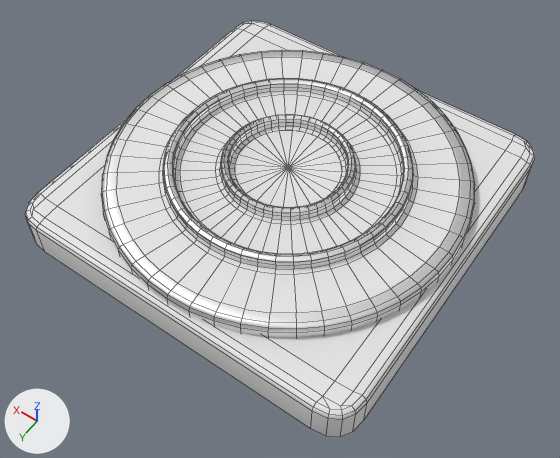
Before and after pictures for a commit that changed the FBX model Assets/GameFolders/Art/Models/cooker.fbx.
Rendered twice from a 50 mm camera at (-0.773, 1.168, 1.651) aimed at (-0.04, 0.141, 0.037). Lighting does not change. The marker at lower left points along +X, +Y and +Z. Mesh edges are drawn as thin lines. Where no turn or scale is listed for an object, it has been applied to the vertices.

The first picture shows 'Cooker'.
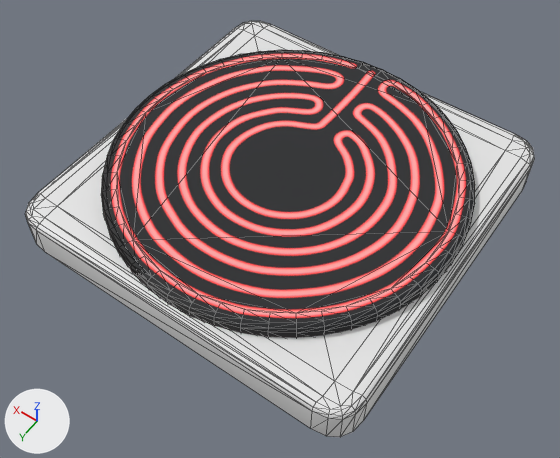
The edits, one by one:
Picture 'cooker_albedo.png' (img_cooker_albedo_png) is new.
In material 'cooker_Metals' (mat_cooker_metals), base_color is no longer (0.8, 0.8, 0.8), white #e7e7e7.
In material 'cooker_Metals' (mat_cooker_metals), metallic goes from 1.0 to 0.0.
In material 'cooker_Metals' (mat_cooker_metals), texture is now set to img_cooker_albedo_png.
In material 'cooker_Metals' (mat_cooker_metals), roughness goes from 0.5 to 1.0.
me_mesh is used by ob_cooker; location (0.0, 0.0, 0.0).
me_mesh had 1393 vertices, 1382 faces and spanned x -0.5..0.5, y -0.45..0.55, z 0.026..0.2.
me_mesh now has 336 vertices, 600 faces and spans x -0.5..0.5, y -0.45..0.55, z 0.026..0.168.
me_mesh part 1: 1057 vertices removed from x -0.332..0.332, y -0.283..0.382, z 0.168..0.2.
me_mesh no longer uses material mat_cooker (white #e7e7e7).

Changed parts and their boxes [x1, y1, x2, y2] in the pictures (560 x 458 px):
'Cooker', surface changed, reshaped: [25, 21, 535, 437] in both
part 1 of me_mesh, deleted: before [116, 57, 460, 313]
